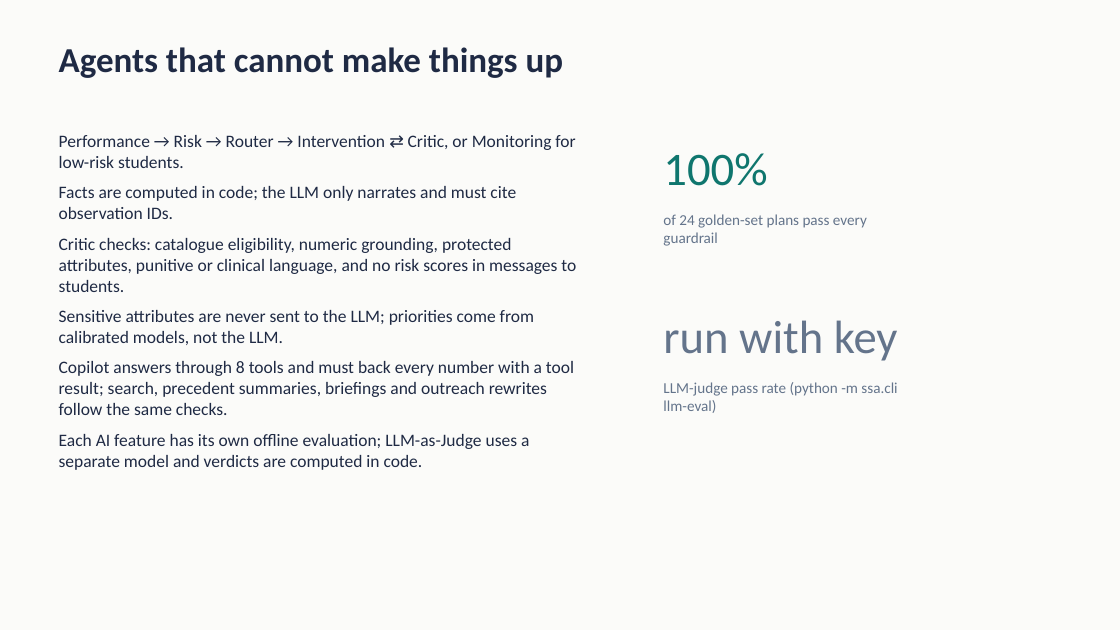
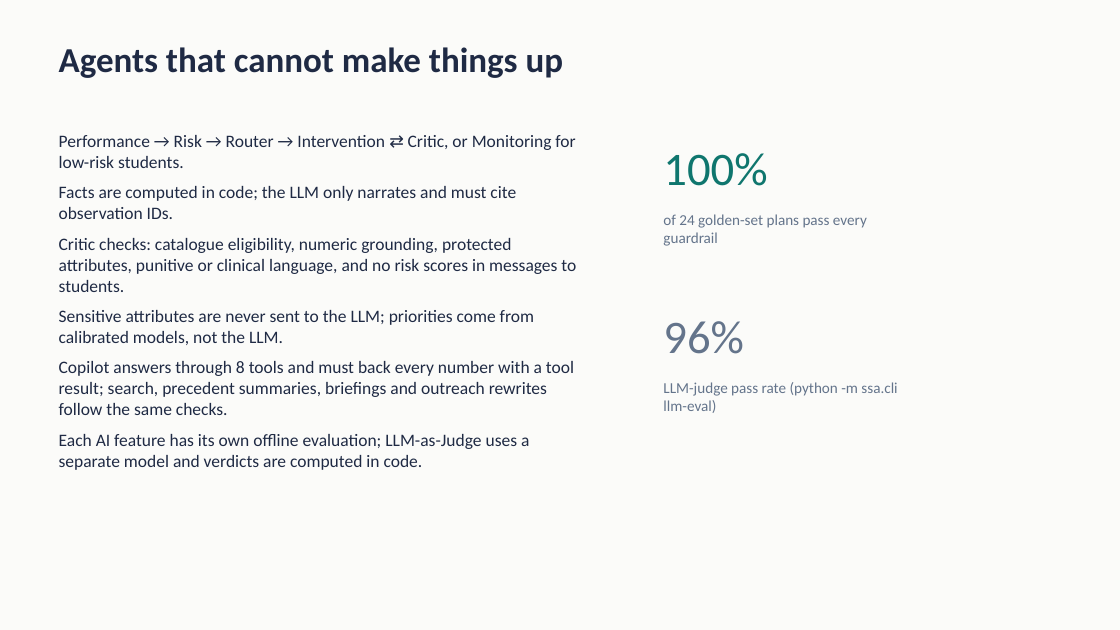
Before and after one commit to stealthynugget/student_success_assistant, a slide deck: slide 10 of docs/Student_Success_Assistant_10min.pptx. Drawn at 1120x630 pixels with LibreOffice and Linux fonts; fonts in the diff are those of the drawing. Boxes give left, top, right and bottom in pixels: in the first picture for what was removed or moved away, otherwise in the second. Text is boxed around its words. In the diff, an @@ line names an element or a change of style, - is before the commit and + after.

```diff
--- a/docs/Student_Success_Assistant_10min.pptx
+++ b/docs/Student_Success_Assistant_10min.pptx
@@ text at <box>663,321,744,354</box>: text changed @@
-run with key
+96%
```
Also in this commit, not shown: 9 other files.
